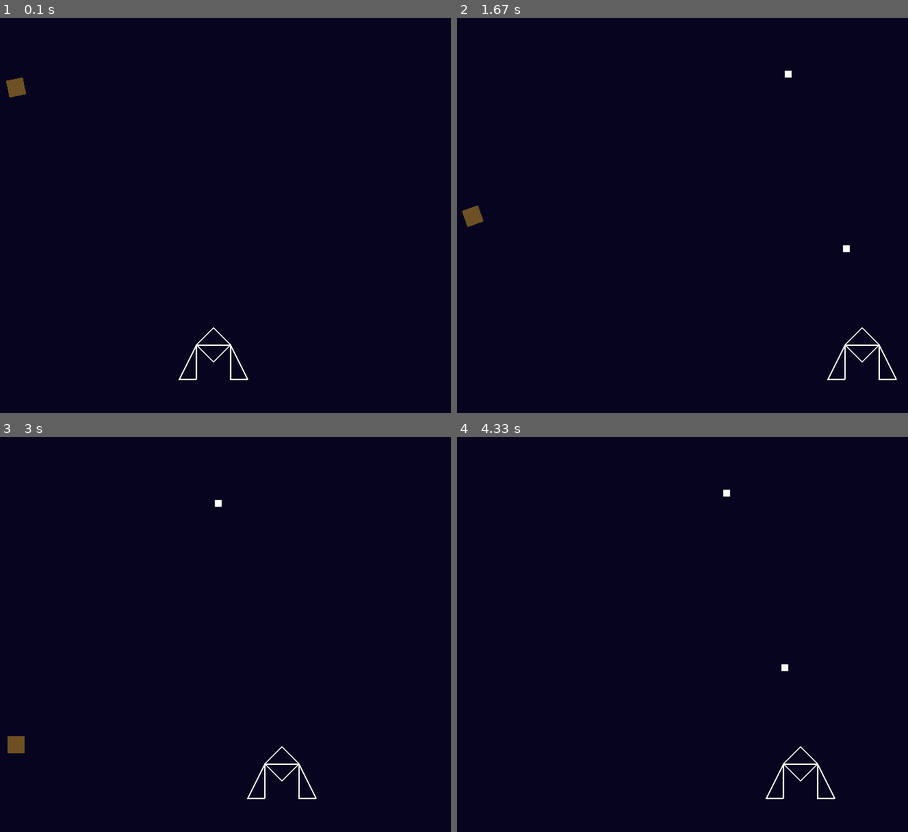
Above: before the commit, frames 1-4 (two rows, left to right).
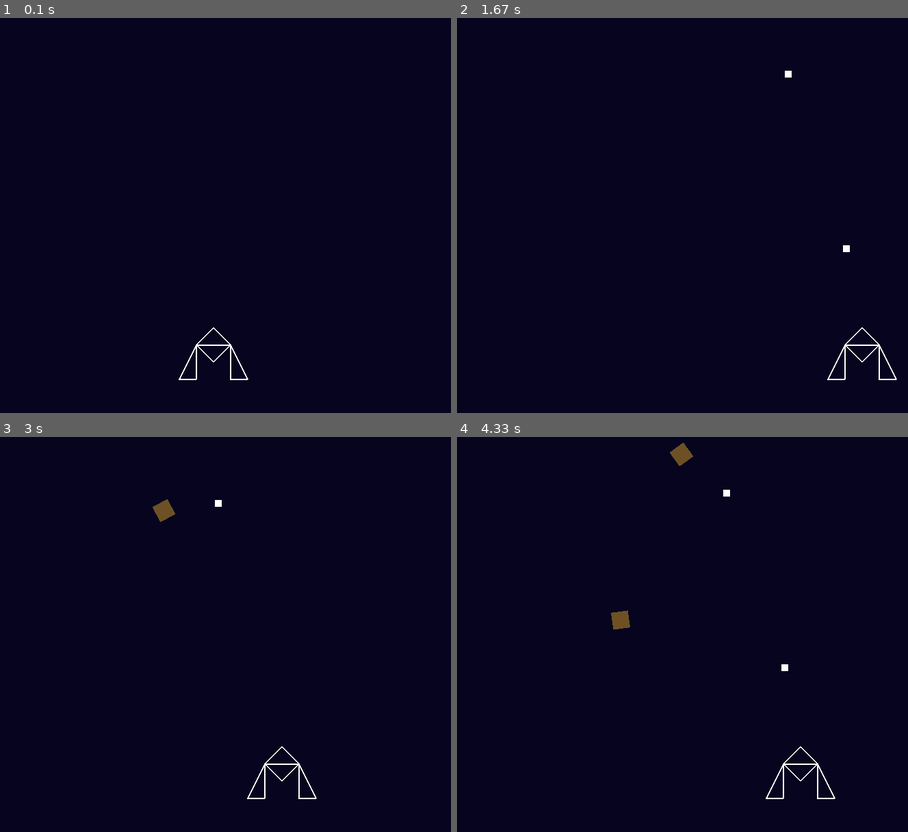
Above: after the commit, the same moments.

Repository: gnikkoch96/pygame-projects
Game: pygame game, started from test_game/shootemup_game/main.py
The game is run twice, just before and just after one commit, with the same random seed, the same clock (stepped at 60 frames per second) and the same inputs.
Inputs:
- Up to frame 1 (0.1 s): no input
- Up to frame 2 (1.67 s): tap Space at 0.33, 0.73, 1.03, 1.23, 1.53 s; hold Right 0.67-1.13 s; hold Right 1.17-1.63 s
- Up to frame 3 (3 s): hold Left 1.67-2.2 s; tap Space at 1.73, 2.03, 2.3, 2.6, 2.73 s; hold Left 2.23-2.63 s; hold Right from 2.67 s (still down)
- Up to frame 4 (4.33 s): tap Space at 3.03, 3.4, 3.7, 3.9, 4.2 s; release Right at 3.3 s; hold Left 3.33-3.8 s; hold Right 3.83-4.3 s

The runs differ from the first frame. In frame 1, 0.2% of the frame differs, in the area x 1-6%, y 15-21%; in frame 2, 0.2%; in frame 3, 0.3%, in the area x 1-39%, y 15-81%; in frame 4, 0.3%.

Commit message:
fix: meteor not spawning

Diff:
--- a/test_game/shootemup_game/entities/meteor.py
+++ b/test_game/shootemup_game/entities/meteor.py
@@ -1,7 +1,8 @@
 import pygame
+from config import SCREEN_HEIGHT
 
 class Meteor:
-    def __init__(self, x: int, y: int = 0, size: int = 25, speed: int = 2):
+    def __init__(self, x: int, y: int, size: int, speed: int):
         self.x = x
         self.y = y
         self.width = size
@@ -11,7 +12,7 @@
         self.angle = 0
         self.rotation_speed: int = 2
         self.rect = pygame.Rect(self.x, self.y, self.width, self.height)
-
+        self.is_alive: bool = True
         self.surface = pygame.Surface((self.width, self.height), pygame.SRCALPHA)
         pygame.draw.rect(self.surface, pygame.Color(self.color), (0, 0, self.width, self.height))
 
@@ -20,6 +21,9 @@
         self.angle += self.rotation_speed
         self.rect.center = (self.x + self.width // 2, self.y + self.height // 2)
 
+        if self.y > SCREEN_HEIGHT:
+            self.is_alive = False
+
 
     def render(self, screen: pygame.Surface):
         rotated_surface = pygame.transform.rotate(self.surface, self.angle)
--- /dev/null
+++ b/test_game/shootemup_game/entities/pools/meteor_pool.py
@@ -0,0 +1,40 @@
+import pygame
+from typing import List
+from entities.meteor import Meteor
+
+class MeteorPool:
+    def __init__(self, max_meteors: int = 10):
+        self.pool = [Meteor(0, 0, 0, 0) for _ in range(max_meteors)]
+        self.active_meteors: List[Meteor] = []
+
+    def get_meteor(self, x: int, y: int, size: int = 25, speed: int = 2) -> Meteor:
+        # we are updating the stats of an unused meteor in the pool
+        if self.pool:
+            meteor = self.pool.pop()
+            meteor.x = x
+            meteor.y = y
+            meteor.width = size
+            meteor.height = size
+            meteor.speed = speed
+            meteor.is_alive = True
+
+            # we need to update the surface of the meteor as well to the new size (initiailly at size 0)
+            meteor.surface = pygame.Surface((meteor.width, meteor.height), pygame.SRCALPHA)
+            pygame.draw.rect(meteor.surface, pygame.Color(meteor.color), (0, 0, meteor.width, meteor.height))
+        else:
+            meteor = Meteor(x, y, size, speed)
+
+        self.active_meteors.append(meteor)
+        return meteor
+
+    def update_all(self):
+        for meteor in self.active_meteors:
+            meteor.update()
+
+            if not meteor.is_alive:
+                self.pool.append(meteor)
+                self.active_meteors.remove(meteor)
+
+    def render_all(self, screen: pygame.Surface):
+        for meteor in self.active_meteors:
+            meteor.render(screen)
--- a/test_game/shootemup_game/main.py
+++ b/test_game/shootemup_game/main.py
@@ -1,9 +1,11 @@
 import pygame
+import random
 from config import SCREEN_WIDTH, SCREEN_HEIGHT, BACKGROUND_COLOR, FPS
 from entities.player import Player
 from entities.enemy import Enemy
 from entities.meteor import Meteor
 from entities.pools.bullet_pool import BulletPool
+from entities.pools.meteor_pool import MeteorPool
 
 pygame.init()
 
@@ -17,10 +19,25 @@
 running: bool = True
 
 # game objs
-bullet_pool = BulletPool()
+bullet_pool: BulletPool = BulletPool()
 player = Player(SCREEN_WIDTH // 2 - 25, SCREEN_HEIGHT - 100, bullet_pool)
 enemy = Enemy(100, 100, 1, [(0, 0), (SCREEN_HEIGHT + 100)])
-meteor = Meteor(100, 100)
+
+
+meteor_pool: MeteorPool = MeteorPool()
+last_meteor_spawn: int = 0
+meteor_spawn_rate: int = 2000
+
+def handle_meteor_generation():
+    global last_meteor_spawn
+    # print("Calling Meteors!")
+
+    current_time = pygame.time.get_ticks()
+    if current_time - last_meteor_spawn > meteor_spawn_rate:
+        rand_x = random.randint(0, SCREEN_WIDTH) # we should also subtract by meteor size if possible for the max range
+
+        meteor_pool.get_meteor(rand_x, 0)
+        last_meteor_spawn = current_time
 
 def check_input():
     global running
@@ -33,15 +50,17 @@
     player.handle_input(keys)
 
 def update():
+    # meteor generation
+    handle_meteor_generation()
+
     player.update()
-    meteor.update()
+    meteor_pool.update_all()
     bullet_pool.update_all()
 
 def render():
     screen.fill(BACKGROUND_COLOR)
     player.render(screen)
-    # enemy.render(screen)
-    meteor.render(screen)
+    meteor_pool.render_all(screen)
     bullet_pool.render_all(screen)
 
     pygame.display.flip()
